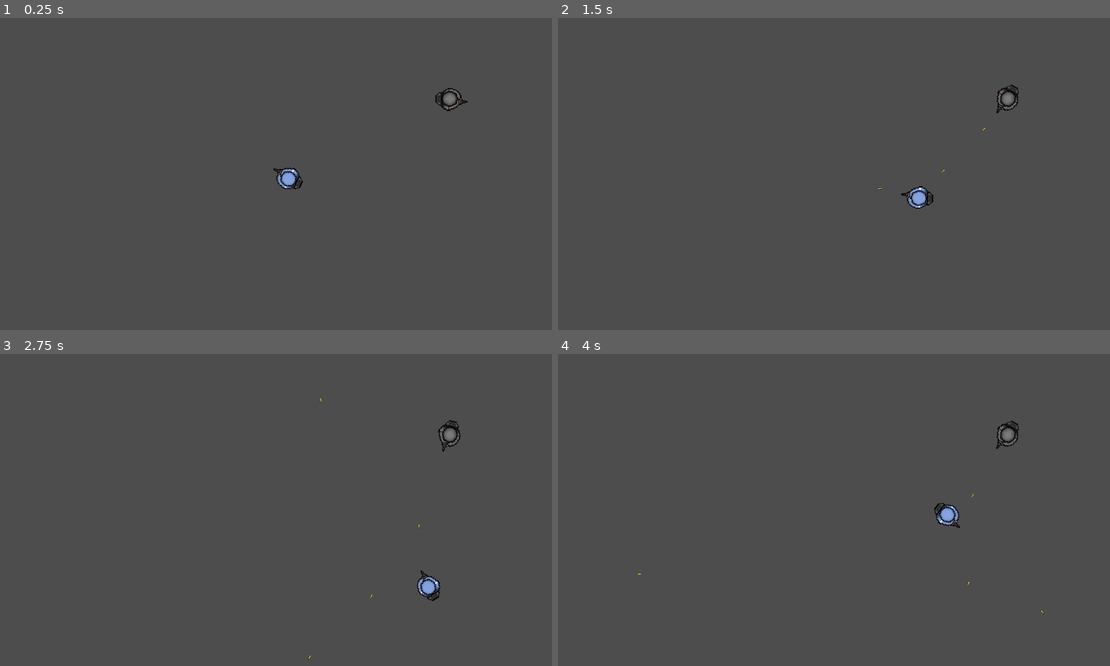
Above: before the commit, frames 1-4 (two rows, left to right).
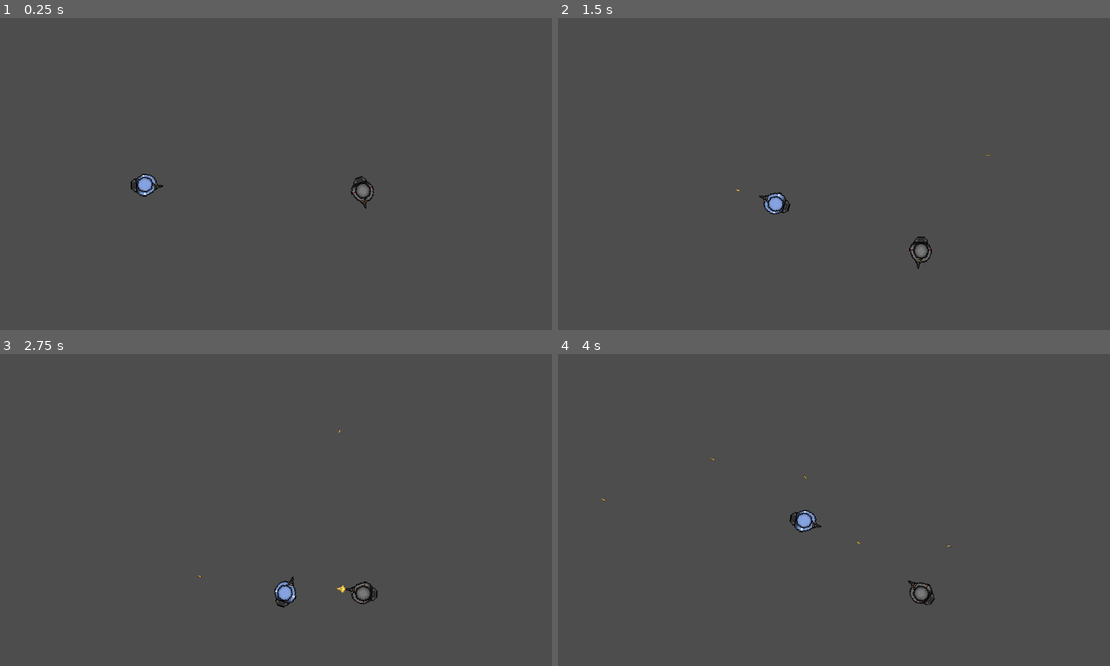
Above: after the commit, the same moments.

Repository: babeszino/Counterfeit
Game: Godot game, scene res://scenes and scripts/main.tscn
Two runs of this game, one before a commit and one after it. Both use one fixed random seed, a clock stepped at 60 frames per second and the inputs below.
Inputs (mouse positions are in pixels of both pictures, inside the frame that each line leads up to):
- Up to frame 1 (0.25 s): no input
- Up to frame 2 (1.5 s): move the mouse to (955, 158) at 0.52 s; hold D (right) 0.53-1.28 s; click (955, 158) at 0.6 s; move the mouse to (723, 189) at 1.27 s; hold S (down) from 1.28 s (still down); click (723, 189) at 1.35 s
- Up to frame 3 (2.75 s): move the mouse to (331, 441) at 2.02 s; release S (down) at 2.03 s; hold D (right) from 2.03 s (still down); click (331, 441) at 2.1 s
- Up to frame 4 (4 s): move the mouse to (806, 572) at 2.77 s; release D (right) at 2.78 s; hold W (up) 2.78-3.53 s; click (806, 572) at 2.85 s; move the mouse to (1005, 556) at 3.52 s; hold A (left) from 3.53 s (still down); click (1005, 556) at 3.6 s

The runs differ from the first frame. In frame 1, 0.9% of the frame differs, in the area x 23-85%, y 22-62%; in frame 2, 0.9%; in frame 3, 0.9%, in the area x 35-84%, y 13-98%; in frame 4, 0.9%.

Commit message:
v0.9
-enemy guard/patrol state is now perfectly working
-made the code cleaner in many places
-no more warnings in the code !! :)
-changed some thing's order on the to-do list

Diff:
--- a/scenes and scripts/bullet.gd
+++ b/scenes and scripts/bullet.gd
@@ -5,7 +5,7 @@
 @onready var despawn_timer = $DespawnTimer
 
 
-var direction := Vector2.ZERO
+var bullet_direction := Vector2.ZERO
 
 
 func _ready() -> void:
@@ -13,14 +13,14 @@
 
 
 func _process(delta: float) -> void:
-	if direction != Vector2.ZERO:
-		var velocity = direction * speed * delta
+	if bullet_direction != Vector2.ZERO:
+		var velocity = bullet_direction * speed * delta
 
 		global_position += velocity
 
 
 func set_direction(direction: Vector2):
-	self.direction = direction
+	bullet_direction = direction
 
 	# bullet rotation
 	rotation += direction.angle()
--- a/scenes and scripts/enemy.tscn
+++ b/scenes and scripts/enemy.tscn
@@ -33,7 +33,7 @@
 [node name="Functionality" type="Node2D" parent="."]
 script = ExtResource("5_005k8")
 
-[node name="PlayerDetectionZone" type="Area2D" parent="Functionality" groups=["enemy"]]
+[node name="PlayerDetectionZone" type="Area2D" parent="Functionality"]
 
 [node name="CollisionPolygon2D" type="CollisionPolygon2D" parent="Functionality/PlayerDetectionZone"]
 scale = Vector2(2.51057, 1.435)
@@ -43,9 +43,4 @@
 scale = Vector2(50, 50)
 shape = SubResource("CircleShape2D_ujeph")
 
-[node name="GuardTimer" type="Timer" parent="Functionality"]
-wait_time = 3.0
-one_shot = true
-
 [connection signal="body_entered" from="Functionality/PlayerDetectionZone" to="Functionality" method="_on_player_detection_zone_body_entered"]
-[connection signal="timeout" from="Functionality/GuardTimer" to="Functionality" method="_on_guard_timer_timeout"]
--- a/scenes and scripts/functionality.gd
+++ b/scenes and scripts/functionality.gd
@@ -1,63 +1,82 @@
 extends Node2D
 
-enum State {
-	GUARD,
-	ATTACK
-}
+enum State { GUARD, ATTACK }
 
 @onready var player_detection_zone = $PlayerDetectionZone
-@onready var guard_timer = $GuardTimer
 
-var current_state : int = -1: set = set_state
-var player : Player = null
-var gun : Gun = null
+var player : CharacterBody2D = null
+var gun = null
 var enemy : CharacterBody2D = null
-var player_position : Vector2 = Vector2.ZERO
 
-# for GUARD state
+# GUARD state variables
+var current_state : int = State.GUARD
 var default_position : Vector2 = Vector2.ZERO
-var guard_location : Vector2 = Vector2.ZERO
-var guard_location_reached : bool = false
-var enemy_velocity : Vector2 = Vector2.ZERO
+var patrol_distance : float = 200.0
+var patrol_speed : float = 100.0
+var patrol_top_point : Vector2 = Vector2.ZERO
+var patrol_bottom_point : Vector2 = Vector2.ZERO
+var moving_to_bottom : bool = true
 
 
 func _ready() -> void:
-	set_state(State.GUARD)
+	await get_tree().process_frame # wait a frame for parent to load
+	current_state = State.GUARD
 
 
-func _physics_process(delta: float) -> void:
+func _physics_process(_delta: float) -> void:
 	match current_state:
 		State.GUARD:
-			if !guard_location_reached:
-				enemy.velocity = enemy_velocity
+			if enemy != null:
+				var target : Vector2 = Vector2.ZERO
+				if moving_to_bottom:
+					target = patrol_bottom_point
+				else:
+					target = patrol_top_point
+
+				# Switch direction
+				var distance_to_target = enemy.global_position.distance_to(target)
+				if distance_to_target < 10.0:
+					moving_to_bottom = !moving_to_bottom
+
+				var direction = Vector2.ZERO
+				if moving_to_bottom:
+					direction = Vector2(0, 1)
+
+				else:
+					direction = Vector2(0, -1)
+
+				# enemy faces the direction it is going
+				if direction != Vector2.ZERO:
+					var target_angle = direction.angle() + PI*2
+					enemy.rotation = lerp_angle(enemy.rotation, target_angle, 0.1)
+
+				enemy.velocity = direction * patrol_speed
 				enemy.move_and_slide()
-
-				# the if is to make sure the enemy and player loads in
-
-				if enemy != null and player != null:
-					enemy.rotation = lerp_angle(enemy.rotation, enemy.global_position.direction_to(player.global_position).angle(), 0.1)
-
-				if enemy.global_position.distance_to(guard_location) < 5:
-					guard_location_reached = true
-					enemy.velocity = Vector2.ZERO
-					guard_timer.start()
 
 		State.ATTACK:
 			if player != null and gun != null:
-				# .angle() because rotation is a float and this way we get the angle
-				# float lerp_angle(from: float, to: float, weight: float) -> smoother enemy turn
+				# rotate in direction of player
 				enemy.rotation = lerp_angle(enemy.rotation, enemy.global_position.direction_to(player.global_position).angle(), 0.1)
+
+				# shoot at player
 				var direction_to_shoot = enemy.global_position.direction_to(player.global_position)
 				gun.shoot(direction_to_shoot)
 			else:
 				printerr("something went wrong, there is no player or gun")
 		_:
-			printerr("something went very wrong, it should either be SCOUT or ATTACK")
+			printerr("something went very wrong, it should either be GUARD or ATTACK")
 
 
-func initialize(enemy, gun: Gun):
-	self.enemy = enemy
-	self.gun = gun
+func initialize(enemy_node, gun_node):
+	self.enemy = enemy_node
+	self.gun = gun_node
+
+	if enemy != null:
+		default_position = enemy.global_position
+		patrol_top_point = default_position
+		patrol_bottom_point = default_position + Vector2(0, patrol_distance)
+	else:
+		printerr("something went wrong, enemy is probably null during initilzation")
 
 
 func set_state(new_state: int):
@@ -65,25 +84,15 @@
 		return
 
 	if new_state == State.GUARD:
-		if enemy != null and player != null:
+		if enemy != null:
 			default_position = enemy.global_position
-			guard_timer.start()
-			guard_location_reached = true
+			patrol_top_point = default_position
+			patrol_bottom_point = default_position + Vector2(0, patrol_distance)
 
 	current_state = new_state
 
 
 func _on_player_detection_zone_body_entered(body: Node2D) -> void:
-	if body.is_in_group("player"):
+	if body is Player:
 		set_state(State.ATTACK)
 		player = body
-
-
-func _on_guard_timer_timeout() -> void:
-	var guard_range = 50
-	var random_x = randf_range(-guard_range, guard_range)
-	var random_y = randf_range(-guard_range, guard_range)
-
-	guard_location = Vector2(random_x, random_y) + default_position
-	guard_location_reached = false
-	enemy_velocity = enemy.global_position.direction_to(guard_location)
--- a/scenes and scripts/main.tscn
+++ b/scenes and scripts/main.tscn
@@ -9,6 +9,7 @@
 script = ExtResource("1_32k7v")
 
 [node name="Player" parent="." instance=ExtResource("1_jyli1")]
+position = Vector2(-297, 12)
 
 [node name="Enemy" parent="." instance=ExtResource("3_1ngmt")]
-position = Vector2(335, -166)
+position = Vector2(155, 0)
--- a/scenes and scripts/player.tscn
+++ b/scenes and scripts/player.tscn
@@ -9,7 +9,7 @@
 radius = 47.0
 height = 100.0
 
-[node name="Player" type="CharacterBody2D" groups=["player"]]
+[node name="Player" type="CharacterBody2D"]
 scale = Vector2(0.5, 0.5)
 script = ExtResource("1_j2an2")
 
Not shown, changed: to_do_list_in_order.txt
